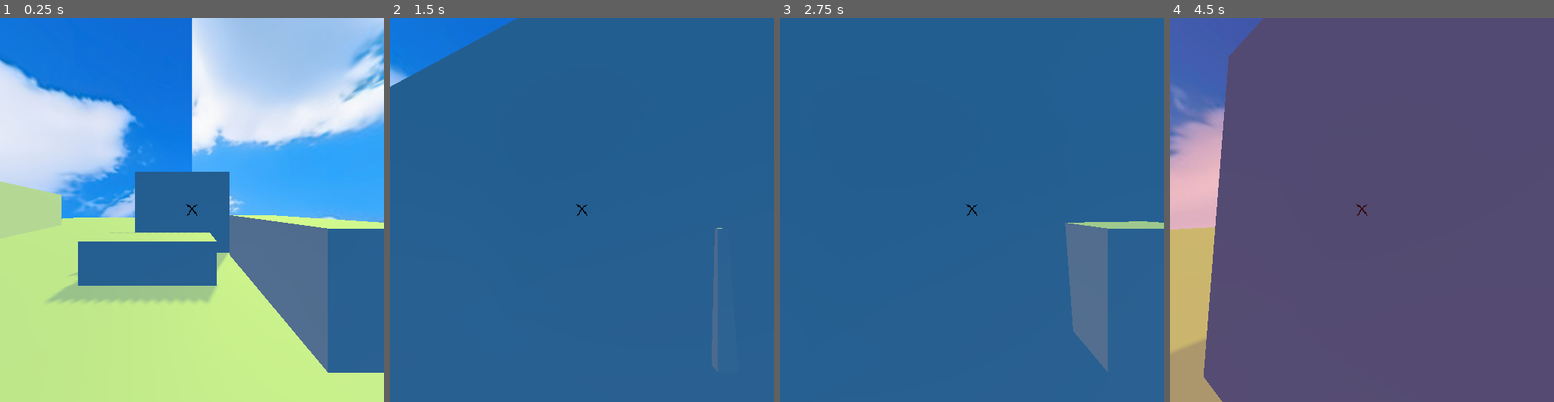
Above: before the commit, frames 1-4 (left to right).
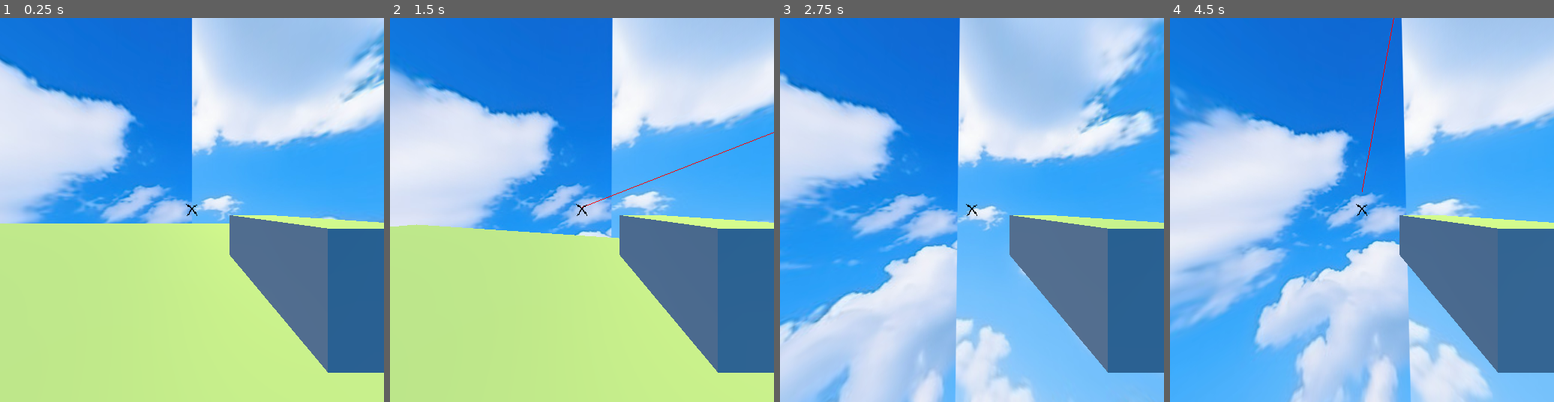
Above: after the commit, the same moments.

Repository: Molivareztl/BananaGame
Game: Godot game, scene res://Scenes/toybox.tscn
The game is run twice, just before and just after one commit, with the same random seed, the same clock (stepped at 60 frames per second) and the same inputs.
Inputs (mouse positions are in pixels of both pictures, inside the frame that each line leads up to):
- Up to frame 1 (0.25 s): no input
- Up to frame 2 (1.5 s): move the mouse to (601, 210) at 0.52 s; hold Ctrl (crouch) 0.53-1.28 s; hold W (up) from 0.53 s (still down); tap Space (jump) at 0.77 s; move the mouse to (562, 210) at 1.27 s; click (562, 210) at 1.35 s
- Up to frame 3 (2.75 s): keep holding W (up); tap Space (jump) at 1.52 s; move the mouse to (979, 202) at 2.02 s; hold Ctrl (crouch) from 2.03 s (still down)
- Up to frame 4 (4.5 s): keep holding W (up); move the mouse to (1358, 217) at 2.77 s; release Ctrl (crouch) at 2.78 s; click (1358, 217) at 2.85 s; tap Space (jump) at 3.02, 3.77 s; tap Enter at 3.5 s; move the mouse to (1388, 213) at 3.52 s; hold Ctrl (crouch) 3.53-4.28 s; move the mouse to (1331, 206) at 4.27 s; click (1331, 206) at 4.35 s

The runs differ from the first frame. In frame 1, 12% of the frame differs, in the area x 0-81%, y 40-86%; in frame 2, 91%; in frame 3, 91%; in frame 4, 100%, in the area x 0-100%, y 0-100%.

Commit message:
added modified instances

Diff:
--- a/Scenes/toybox.tscn
+++ b/Scenes/toybox.tscn
@@ -1,9 +1,8 @@
-[gd_scene load_steps=15 format=3 uid="uid://c7y7uiwtr5of8"]
+[gd_scene load_steps=14 format=3 uid="uid://c7y7uiwtr5of8"]
 
 [ext_resource type="PackedScene" uid="uid://21hhqu4yiui0" path="res://Entities/player.tscn" id="1_x2fnh"]
 [ext_resource type="PackedScene" uid="uid://d07trmws56xli" path="res://Entities/enemy2.tscn" id="2_apthp"]
 [ext_resource type="PackedScene" uid="uid://do4i0s1knpl1v" path="res://Scenes/skytest.tscn" id="2_emhxq"]
-[ext_resource type="PackedScene" uid="uid://chc85qxuqeoh8" path="res://Entities/enemy1.tscn" id="4_f2ld7"]
 
 [sub_resource type="BoxMesh" id="BoxMesh_pmsoo"]
 size = Vector3(50, 0.2, 50)
@@ -18,10 +17,10 @@
 points = PackedVector3Array(1.564, 0.5, 0.5, 1.564, 0.5, -0.5, -1.564, 0.5, 0.5, 1.564, -0.5, 0.5, 1.564, -0.5, -0.5, -1.564, 0.5, -0.5, -1.564, -0.5, 0.5, -1.564, -0.5, -0.5)
 
 [sub_resource type="BoxMesh" id="BoxMesh_7iiap"]
-size = Vector3(3.82, 5.532, 1)
+size = Vector3(8.82, 4.109, 1)
 
-[sub_resource type="ConvexPolygonShape3D" id="ConvexPolygonShape3D_37qnh"]
-points = PackedVector3Array(-1.91, -2.766, -0.5, -1.91, -2.766, 0.5, -1.91, 2.766, -0.5, 1.91, -2.766, -0.5, 1.91, -2.766, 0.5, -1.91, 2.766, 0.5, 1.91, 2.766, -0.5, 1.91, 2.766, 0.5)
+[sub_resource type="ConvexPolygonShape3D" id="ConvexPolygonShape3D_nw1vi"]
+points = PackedVector3Array(4.41, 2.0545, 0.5, 4.41, 2.0545, -0.5, -4.41, 2.0545, 0.5, 4.41, -2.0545, 0.5, 4.41, -2.0545, -0.5, -4.41, 2.0545, -0.5, -4.41, -2.0545, 0.5, -4.41, -2.0545, -0.5)
 
 [sub_resource type="CylinderMesh" id="CylinderMesh_8bpes"]
 bottom_radius = 1.0
@@ -40,55 +39,67 @@
 [node name="Scene" type="Node3D"]
 
 [node name="player" parent="." instance=ExtResource("1_x2fnh")]
-
-[node name="MeshInstance3D" type="MeshInstance3D" parent="."]
-transform = Transform3D(1, 0, 0, 0, 1, 0, 0, 0, 1, 0, -1, 0)
-mesh = SubResource("BoxMesh_pmsoo")
-
-[node name="StaticBody3D" type="StaticBody3D" parent="MeshInstance3D"]
-
-[node name="CollisionShape3D" type="CollisionShape3D" parent="MeshInstance3D/StaticBody3D"]
-shape = SubResource("ConvexPolygonShape3D_hm5s8")
-
-[node name="MeshInstance3D2" type="MeshInstance3D" parent="."]
-transform = Transform3D(1, 0, 0, 0, 1, 0, 0, 0, 1, 0, -0.38, -3)
-mesh = SubResource("BoxMesh_iye0e")
-
-[node name="StaticBody3D" type="StaticBody3D" parent="MeshInstance3D2"]
-
-[node name="CollisionShape3D" type="CollisionShape3D" parent="MeshInstance3D2/StaticBody3D"]
-shape = SubResource("ConvexPolygonShape3D_4xsdi")
-
-[node name="MeshInstance3D5" type="MeshInstance3D" parent="."]
-transform = Transform3D(1, 0, 0, 0, 1, 0, 0, 0, 1, 0.598, -0.38, -5)
-mesh = SubResource("BoxMesh_7iiap")
-
-[node name="StaticBody3D" type="StaticBody3D" parent="MeshInstance3D5"]
-
-[node name="CollisionShape3D2" type="CollisionShape3D" parent="MeshInstance3D5/StaticBody3D"]
-shape = SubResource("ConvexPolygonShape3D_37qnh")
-
-[node name="MeshInstance3D3" type="MeshInstance3D" parent="."]
-transform = Transform3D(1, 0, 0, 0, 1, 0, 0, 0, 1, 2.2453, 0.619924, 2.54896)
-mesh = SubResource("CylinderMesh_8bpes")
-
-[node name="StaticBody3D" type="StaticBody3D" parent="MeshInstance3D3"]
-
-[node name="CollisionShape3D" type="CollisionShape3D" parent="MeshInstance3D3/StaticBody3D"]
-shape = SubResource("ConvexPolygonShape3D_qj6c7")
-
-[node name="MeshInstance3D4" type="MeshInstance3D" parent="."]
-transform = Transform3D(1, 0, 0, 0, 1, 0, 0, 0, 1, -3.32578, -0.380076, 0.0492177)
-mesh = SubResource("PrismMesh_yu057")
-
-[node name="StaticBody3D" type="StaticBody3D" parent="MeshInstance3D4"]
-
-[node name="CollisionShape3D" type="CollisionShape3D" parent="MeshInstance3D4/StaticBody3D"]
-shape = SubResource("ConvexPolygonShape3D_kwea2")
+transform = Transform3D(1, 0, 0, 0, 1, 0, 0, 0, 1, 0, 0, -10.9051)
 
 [node name="Sky" parent="." instance=ExtResource("2_emhxq")]
 
+[node name="Node3D" type="Node3D" parent="."]
+
+[node name="MeshInstance3D" type="MeshInstance3D" parent="Node3D"]
+transform = Transform3D(1, 0, 0, 0, 1, 0, 0, 0, 1, 0, -1, 0)
+mesh = SubResource("BoxMesh_pmsoo")
+skeleton = NodePath("../..")
+
+[node name="StaticBody3D" type="StaticBody3D" parent="Node3D/MeshInstance3D"]
+
+[node name="CollisionShape3D" type="CollisionShape3D" parent="Node3D/MeshInstance3D/StaticBody3D"]
+shape = SubResource("ConvexPolygonShape3D_hm5s8")
+
+[node name="MeshInstance3D2" type="MeshInstance3D" parent="Node3D"]
+transform = Transform3D(1, 0, 0, 0, 1, 0, 0, 0, 1, 0, -0.38, -1.35502)
+mesh = SubResource("BoxMesh_iye0e")
+skeleton = NodePath("../..")
+
+[node name="StaticBody3D" type="StaticBody3D" parent="Node3D/MeshInstance3D2"]
+
+[node name="CollisionShape3D" type="CollisionShape3D" parent="Node3D/MeshInstance3D2/StaticBody3D"]
+shape = SubResource("ConvexPolygonShape3D_4xsdi")
+
+[node name="MeshInstance3D5" type="MeshInstance3D" parent="Node3D"]
+transform = Transform3D(1, 0, 0, 0, 1, 0, 0, 0, 1, 0.598, 1.06304, -5)
+mesh = SubResource("BoxMesh_7iiap")
+skeleton = NodePath("../..")
+
+[node name="StaticBody3D" type="StaticBody3D" parent="Node3D/MeshInstance3D5"]
+
+[node name="CollisionShape3D" type="CollisionShape3D" parent="Node3D/MeshInstance3D5/StaticBody3D"]
+shape = SubResource("ConvexPolygonShape3D_nw1vi")
+
+[node name="MeshInstance3D3" type="MeshInstance3D" parent="Node3D"]
+transform = Transform3D(1, 0, 0, 0, 1, 0, 0, 0, 1, 2.2453, 0.619924, 2.54896)
+mesh = SubResource("CylinderMesh_8bpes")
+skeleton = NodePath("../..")
+
+[node name="StaticBody3D" type="StaticBody3D" parent="Node3D/MeshInstance3D3"]
+
+[node name="CollisionShape3D" type="CollisionShape3D" parent="Node3D/MeshInstance3D3/StaticBody3D"]
+shape = SubResource("ConvexPolygonShape3D_qj6c7")
+
+[node name="MeshInstance3D4" type="MeshInstance3D" parent="Node3D"]
+transform = Transform3D(1, 0, 0, 0, 1, 0, 0, 0, 1, -3.32578, -0.380076, 0.0492177)
+mesh = SubResource("PrismMesh_yu057")
+skeleton = NodePath("../..")
+
+[node name="StaticBody3D" type="StaticBody3D" parent="Node3D/MeshInstance3D4"]
+
+[node name="CollisionShape3D" type="CollisionShape3D" parent="Node3D/MeshInstance3D4/StaticBody3D"]
+shape = SubResource("ConvexPolygonShape3D_kwea2")
+
 [node name="enemy2" parent="." instance=ExtResource("2_apthp")]
-transform = Transform3D(1, 0, 0, 0, 1, 0, 0, 0, 1, 4.67215, 2, 12.6895)
+transform = Transform3D(1, 0, 0, 0, 1, 0, 0, 0, 1, 4.36421, -0.167338, -3.34511)
 
-[node name="Enemy1" parent="." instance=ExtResource("4_f2ld7")]
+[node name="enemy3" parent="." instance=ExtResource("2_apthp")]
+transform = Transform3D(1, 0, 0, 0, 1, 0, 0, 0, 1, 2.2024, 1.27158, 2.49439)
+
+[node name="enemy4" parent="." instance=ExtResource("2_apthp")]
+transform = Transform3D(1, 0, 0, 0, 1, 0, 0, 0, 1, -4.60738, -0.373669, 2.49439)
